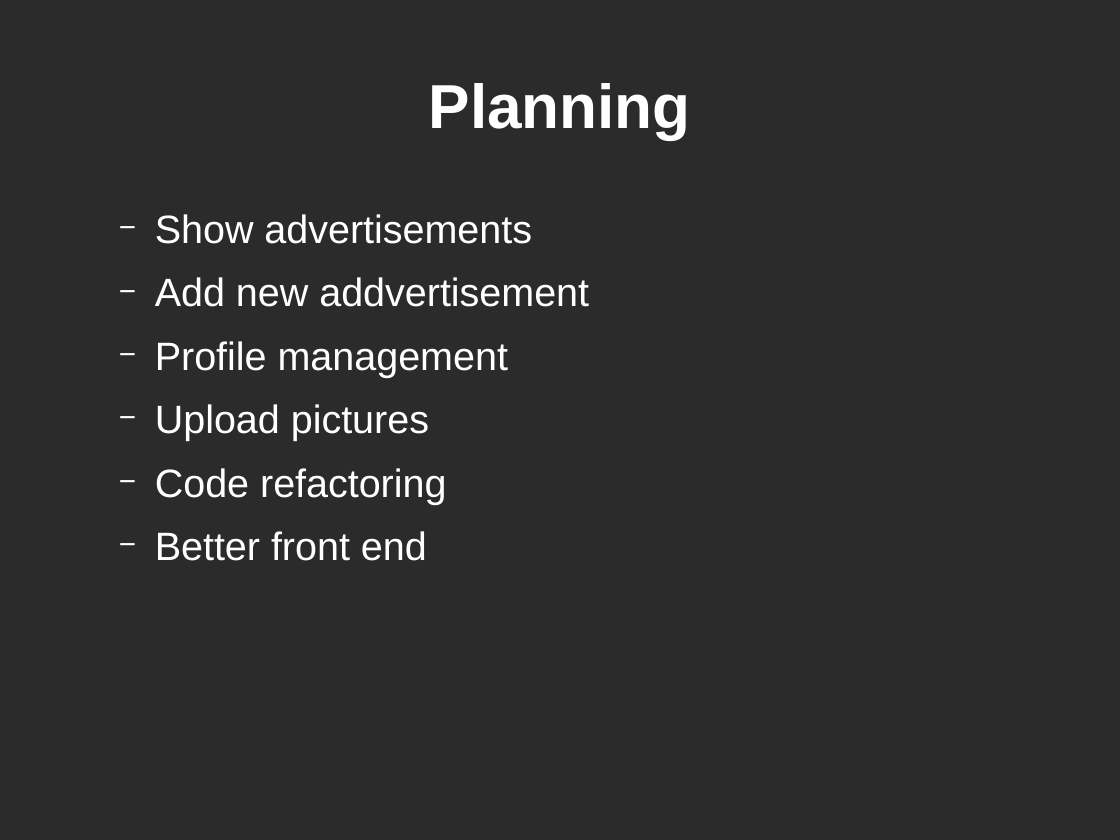
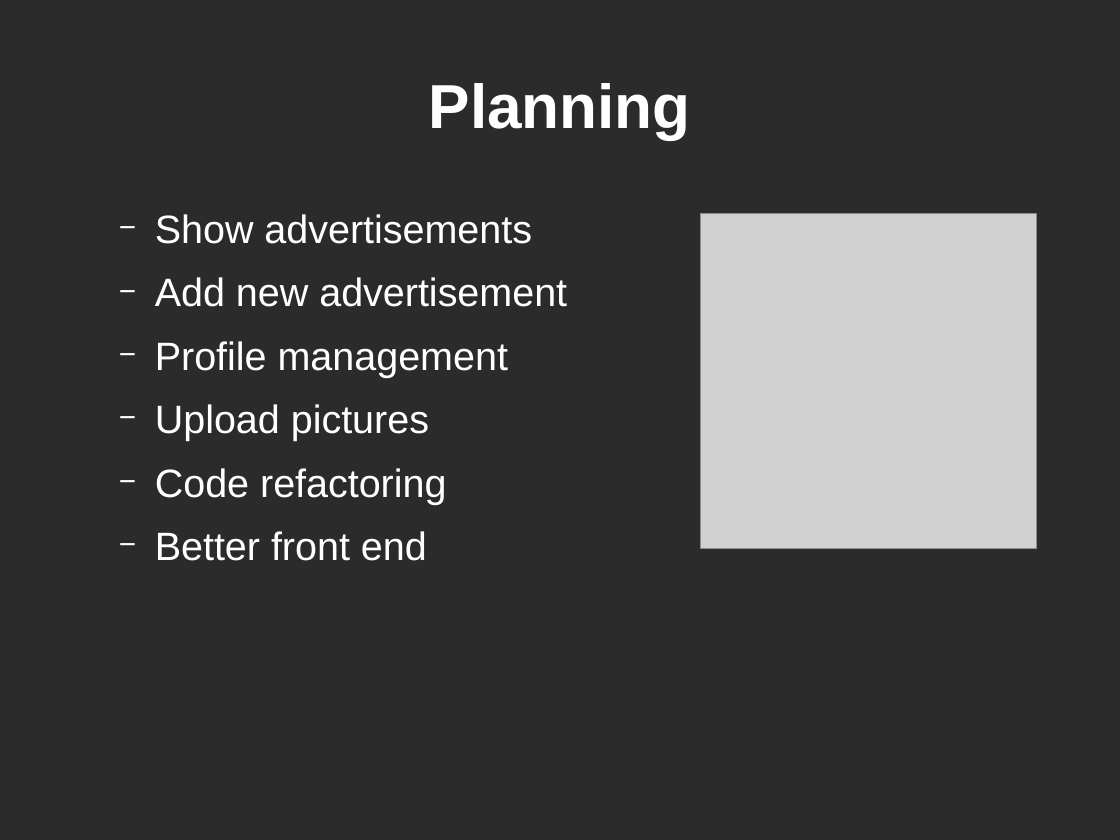
Before and after one commit to CodecoolMSC2017/szaki-cool-frontend, a slide deck: slide 3 of prezi.odp. Drawn at 1120x840 pixels with LibreOffice and Linux fonts; fonts in the diff are those of the drawing; grey boxes stand for pictures; background and template pictures are left out; a plain dark background stands for a picture behind light text. Boxes give left, top, right and bottom in pixels: in the first picture for what was removed or moved away, otherwise in the second. Text is boxed around its words. In the diff, an @@ line names an element or a change of style, - is before the commit and + after.

```diff
--- a/prezi.odp
+++ b/prezi.odp
@@ picture added at (701, 213, 1037, 549) @@
@@ text at (155, 277, 567, 307): text changed @@
-  − Add new addvertisement
+  − Add new advertisement
```
Also in this commit, not shown: 2 other slides changed, 1 slide added, 1 slide removed.
